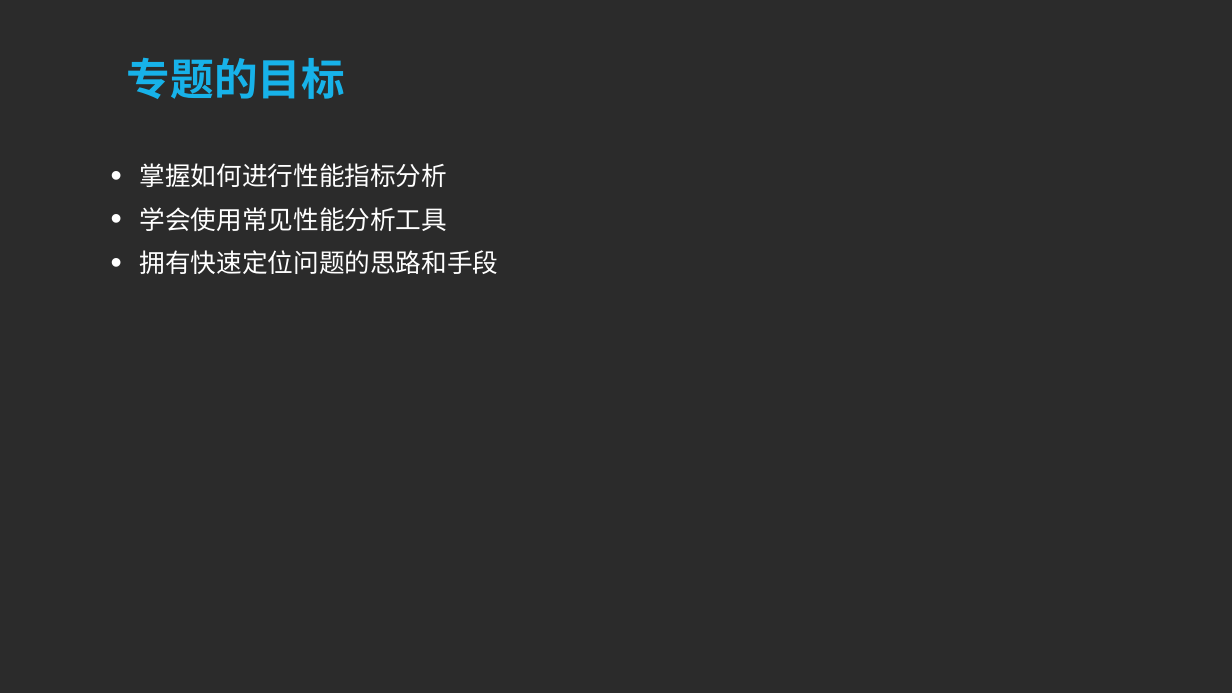
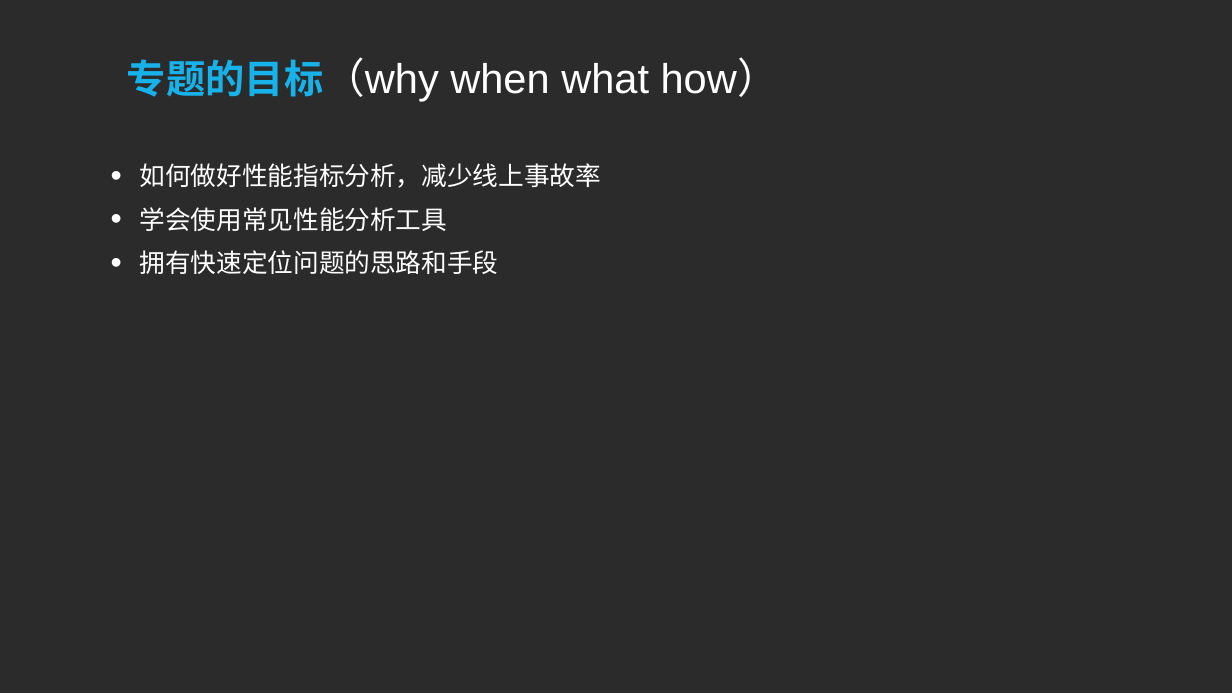
Before and after one commit to sqc157400661/Snail, a slide deck: slide 5 of Go专题系列/性能分析和优化专题/性能分析和优化专题.pptx (slide 3 before the commit). Drawn at 1232x693 pixels with LibreOffice and Linux fonts; fonts in the diff are those of the drawing; background and template pictures are left out; a plain dark background stands for a picture behind light text. Boxes give left, top, right and bottom in pixels: in the first picture for what was removed or moved away, otherwise in the second. Text is boxed around its words. In the diff, an @@ line names an element or a change of style, - is before the commit and + after.

Commit message:
112

```diff
--- a/Go专题系列/性能分析和优化专题/性能分析和优化专题.pptx
+++ b/Go专题系列/性能分析和优化专题/性能分析和优化专题.pptx
@@ title at [127,57,779,102]: text changed; size 68 to 64.8 pt; text colour #17B2E9 to #FFFFFF; bold off @@
-专题的目标
+专题的目标（why when what how）
@@ text at [140,163,602,188]: text changed @@
-• 掌握如何进行性能指标分析
+• 如何做好性能指标分析，减少线上事故率
```
Also in this commit, not shown: 1 other slide changed, 2 slides added.
